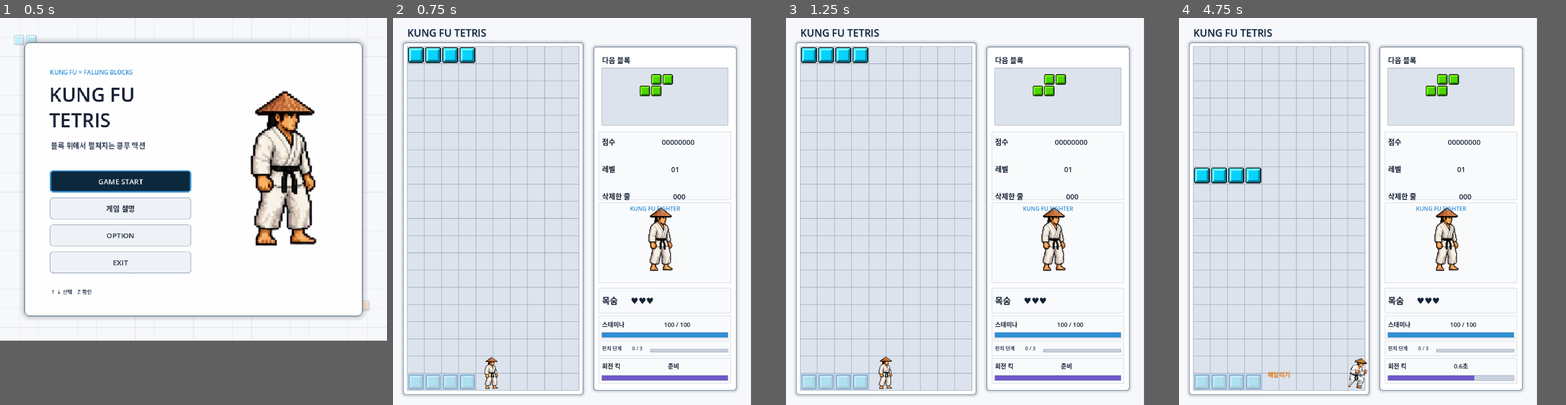
Above: before the commit, frames 1-4 (left to right).
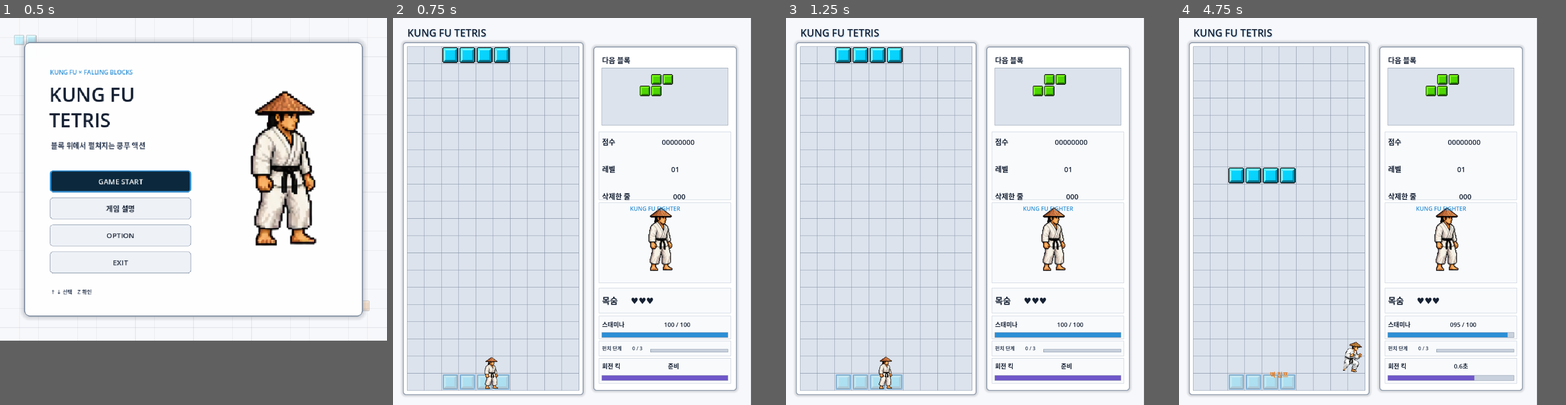
Above: after the commit, the same moments.

Repository: ydev2388/player_tetris
Game: Godot game, scene res://start_screen/scenes/start_screen.tscn
Two runs of this game, one before a commit and one after it. Both use one fixed random seed, a clock stepped at 60 frames per second and the inputs below.
Inputs:
- Up to frame 1 (0.5 s): no input
- Up to frame 2 (0.75 s): click "GAME START" at 0.5 s
- Up to frame 3 (1.25 s): no input
- Up to frame 4 (4.75 s): tap Enter at 1.25 s; hold C (character_grab) 1.28-2.03 s; hold Right (character_right) 1.28-2.78 s; tap Z (character_jump) at 1.52, 2.27, 3.77, 4.52 s; tap C (character_grab) at 2.1, 3.05, 3.8 s; hold Left (character_left) 2.78-3.53 s; hold Down (character_meditate) 2.78-3.53 s; hold Right (character_right) from 3.53 s (still down); tap X (character_punch) at 3.6 s; hold C (character_grab) from 4.28 s (still down); tap S (character_rotation_kick) at 4.35 s

Frame 1 is identical in both runs. In frame 2, 1.2% of the frame differs, in the area x 3-31%, y 7-96%; in frame 3, 1.2%; in frame 4, 1.7%, in the area x 3-87%, y 38-96%.

Commit message:
fix:random block spawn and holding sprites

Diff:
--- a/scripts/character_controller.gd
+++ b/scripts/character_controller.gd
@@ -878,11 +878,13 @@
 
 
 ## 상황: 일반 이동 중 C를 누르고 regrab cooldown이 0일 때 호출한다.
-## 순서: cooldown 검사 → facing 쪽 Ray 우선, 반대쪽 fallback → collider 조회
+## 순서: cooldown 검사 → 고정 지지면이면 종료 → facing 쪽 Ray 우선, 반대쪽 fallback → collider 조회
 ##       → Node2D+stamina 검사 → hang/body/위치/벽방향 저장 → 조향 취소/정지/feedback.
 ## 결과: 유효한 벽을 찾을 때만 is_hanging=true가 되어 다음 frame부터 hang branch로 간다.
 func _try_start_hang() -> void:
 	if _hang_regrab_remaining > 0.0:
+		return
+	if _has_fixed_support_underfoot():
 		return
 
 	var ray: RayCast2D # 우선순위 검사 끝에 실제 매달릴 충돌을 감지한 RayCast.
--- a/scripts/game_controller.gd
+++ b/scripts/game_controller.gd
@@ -208,8 +208,8 @@
 		minimum_x = mini(minimum_x, cell.x)
 		maximum_x = maxi(maximum_x, cell.x)
 
-	for origin_x: int in range(-minimum_x, MainBoardModel.WIDTH - maximum_x):
-		var origin: Vector2i = Vector2i(origin_x, SPAWN_Y) # 현재 검사 중인 spawn 원점.
+	for origin_x: int in range(1 - minimum_x, MainBoardModel.WIDTH - 1 - maximum_x):
+		var origin: Vector2i = Vector2i(origin_x, SPAWN_Y) # 양쪽 경계 한 열을 비운 spawn 원점.
 		if board.can_place(piece_type, 0, origin):
 			candidates.append(origin)
 	return candidates
--- a/tests/main_game_test.gd
+++ b/tests/main_game_test.gd
@@ -46,6 +46,30 @@
 	)
 	var controller: MainGameController = GAME_CONTROLLER.new()
 	controller.reset_game(20260801)
+	controller.board.reset()
+	var spawn_cells_valid: bool = true
+	for piece_type: int in range(MainTetrominoData.TYPE_COUNT):
+		var cells: Array[Vector2i] = MainTetrominoData.get_cells(piece_type, 0)
+		var minimum_x: int = cells[0].x
+		var maximum_x: int = cells[0].x
+		for cell: Vector2i in cells:
+			minimum_x = mini(minimum_x, cell.x)
+			maximum_x = maxi(maximum_x, cell.x)
+		var candidates: Array[Vector2i] = controller._valid_spawn_origins(piece_type)
+		var expected_count: int = MainBoardModel.WIDTH - 2 - (maximum_x - minimum_x)
+		spawn_cells_valid = spawn_cells_valid and candidates.size() == expected_count
+		for origin: Vector2i in candidates:
+			for cell: Vector2i in cells:
+				var board_cell: Vector2i = origin + cell
+				spawn_cells_valid = (
+					spawn_cells_valid
+					and board_cell.x >= 1
+					and board_cell.x <= MainBoardModel.WIDTH - 2
+				)
+	_expect(
+		spawn_cells_valid,
+		"모든 테트로미노 spawn 후보는 양쪽 경계 열을 비운다."
+	)
 	_expect(
 		controller.has_method("_physics_process")
 			and not controller.has_method("_process"),
@@ -61,6 +85,7 @@
 		"현재 선택 효과음 리소스를 유지한다."
 	)
 	await _test_release_punch()
+	await _test_fixed_support_grab()
 	if _failures == 0:
 		print("성공: 메인 게임 테스트 %d개 통과" % _checks)
 	else:
@@ -123,6 +148,59 @@
 		"전방 hitbox 밖의 블록은 놓아도 이동하지 않는다."
 	)
 	Input.action_release(&"character_punch")
+	character._sfx_player.stop()
+	character._sfx_cue_player.stop()
+	character._meditation_loop_player.stop()
+	character._charge_loop_player.stop()
+	character._sfx_player.stream = null
+	character._sfx_cue_player.stream = null
+	character._meditation_loop_player.stream = null
+	character._charge_loop_player.stream = null
+	scene.free()
+	await process_frame
+
+
+func _test_fixed_support_grab() -> void:
+	var scene: MainGameView = GAME_SCENE.instantIATE()
+	root.add_child(scene)
+	await process_frame
+	await physics_frame
+	await process_frame
+	scene.process_mode = Node.PROCESS_MODE_DISABLED
+
+	var controller: MainGameController = scene.get_node("GameController")
+	var board_physics: MainBoardPhysics = scene.get_node("BoardPhysics")
+	var character: MainCharacterController = scene.get_node("BoardPhysics/Character")
+	controller.board.reset()
+	for x: int in range(MainBoardModel.WIDTH):
+		controller.board.cells[18][x] = MainTetrominoData.Type.J
+	controller.board.cells[17][5] = MainTetrominoData.Type.J
+	board_physics._sync_from_model()
+	await physics_frame
+
+	character.position = Vector2(216.0, 721.0)
+	character.facing = 1
+	character.stamina = MainCharacterController.MAX_STAMINA
+	character._hang_regrab_remaining = 0.0
+	character.right_ray.force_raycast_update()
+	Input.action_release(&"character_grab")
+	Input.action_press(&"character_grab")
+	_expect(
+		character._has_fixed_support_underfoot(),
+		"고정 지지면 위 C-grab 회귀 테스트가 발밑 지지를 확인한다."
+	)
+	_expect(
+		character.right_ray.is_colliding(),
+		"고정 지지면 위 C-grab 회귀 테스트가 옆 벽을 감지한다."
+	)
+	character._try_start_hang()
+	_expect(
+		not character.is_hanging
+			and character._hang_body == null
+			and character._get_animation_state() == MainCharacterController.ANIMATION_DATA.IDLE,
+		"고정 지지면 위 C-grab은 매달림 상태로 전환되지 않는다."
+	)
+	Input.action_release(&"character_grab")
 	character._sfx_player.stop()
 	character._sfx_cue_player.stop()
 	character._meditation_loop_player.stop()
